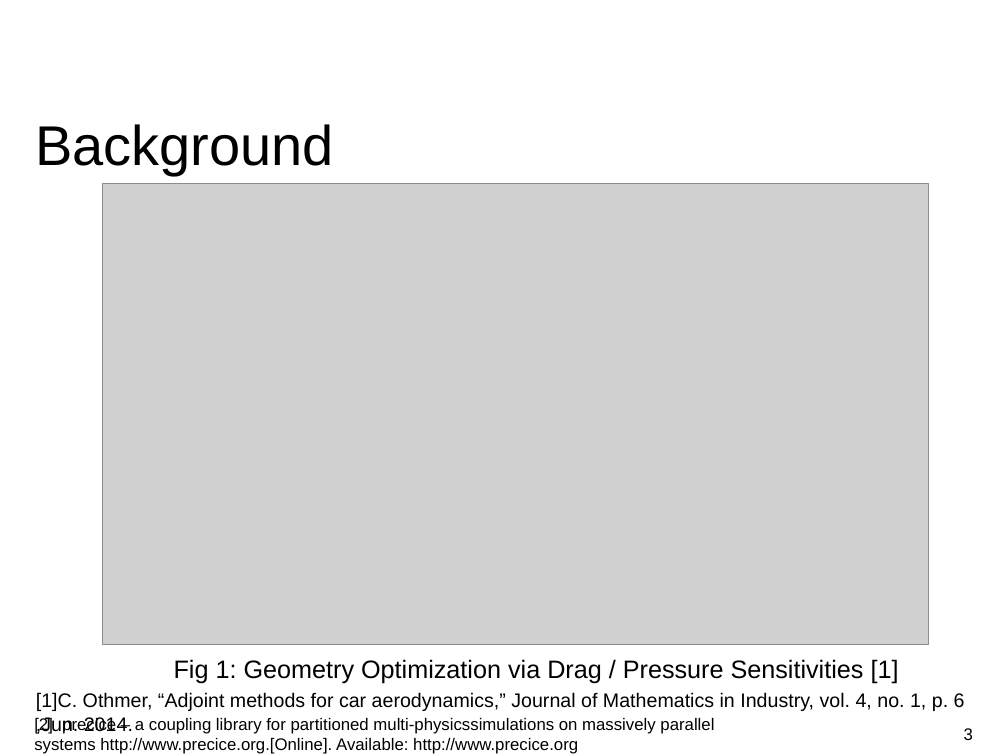
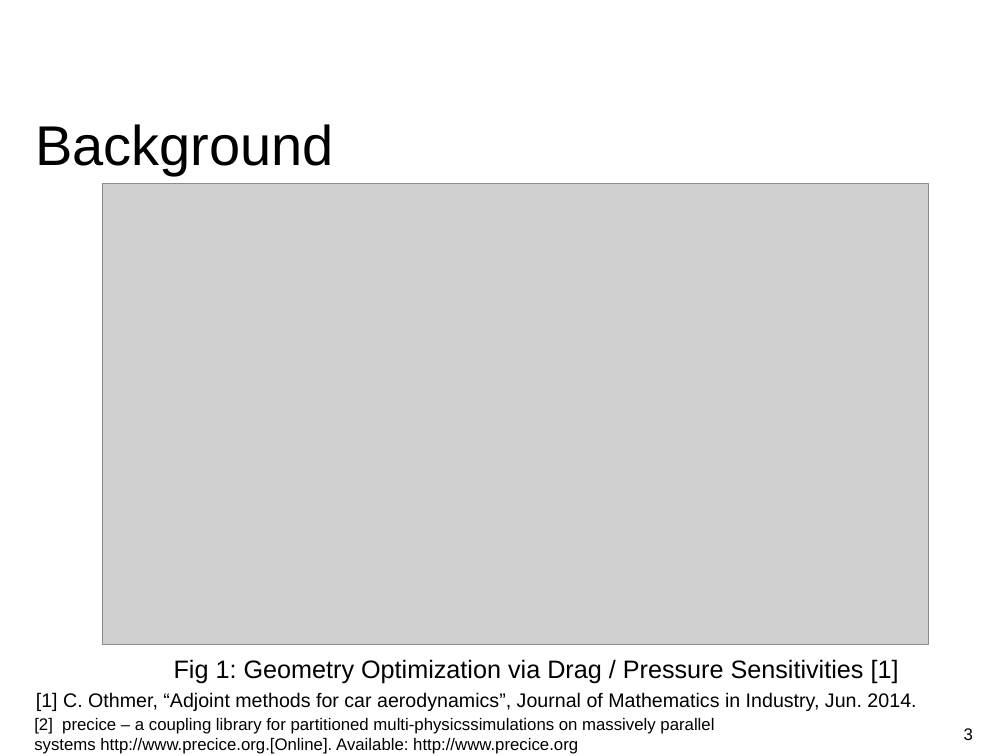
Before and after one commit to huangq1234553/cfd-lab, a slide deck: slide 3 of Presentation/Presentation.odp. Drawn at 1008x756 pixels with LibreOffice and Linux fonts; fonts in the diff are those of the drawing; grey boxes stand for pictures; background and template pictures are left out. Boxes give left, top, right and bottom in pixels: in the first picture for what was removed or moved away, otherwise in the second. Text is boxed around its words. In the diff, an @@ line names an element or a change of style, - is before the commit and + after.

Commit message:
minor presentation changes

```diff
--- a/Presentation/Presentation.odp
+++ b/Presentation/Presentation.odp
@@ text at bbox=[36, 692, 916, 711]: text changed @@
-[1]C. Othmer, “Adjoint methods for car aerodynamics,” Journal of Mathematics in Industry, vol. 4, no. 1, p. 6
-,Jun. 2014.
+[1] C. Othmer, “Adjoint methods for car aerodynamics”, Journal of Mathematics in Industry, Jun. 2014.
```
Also in this commit, not shown: 14 other slides changed.
